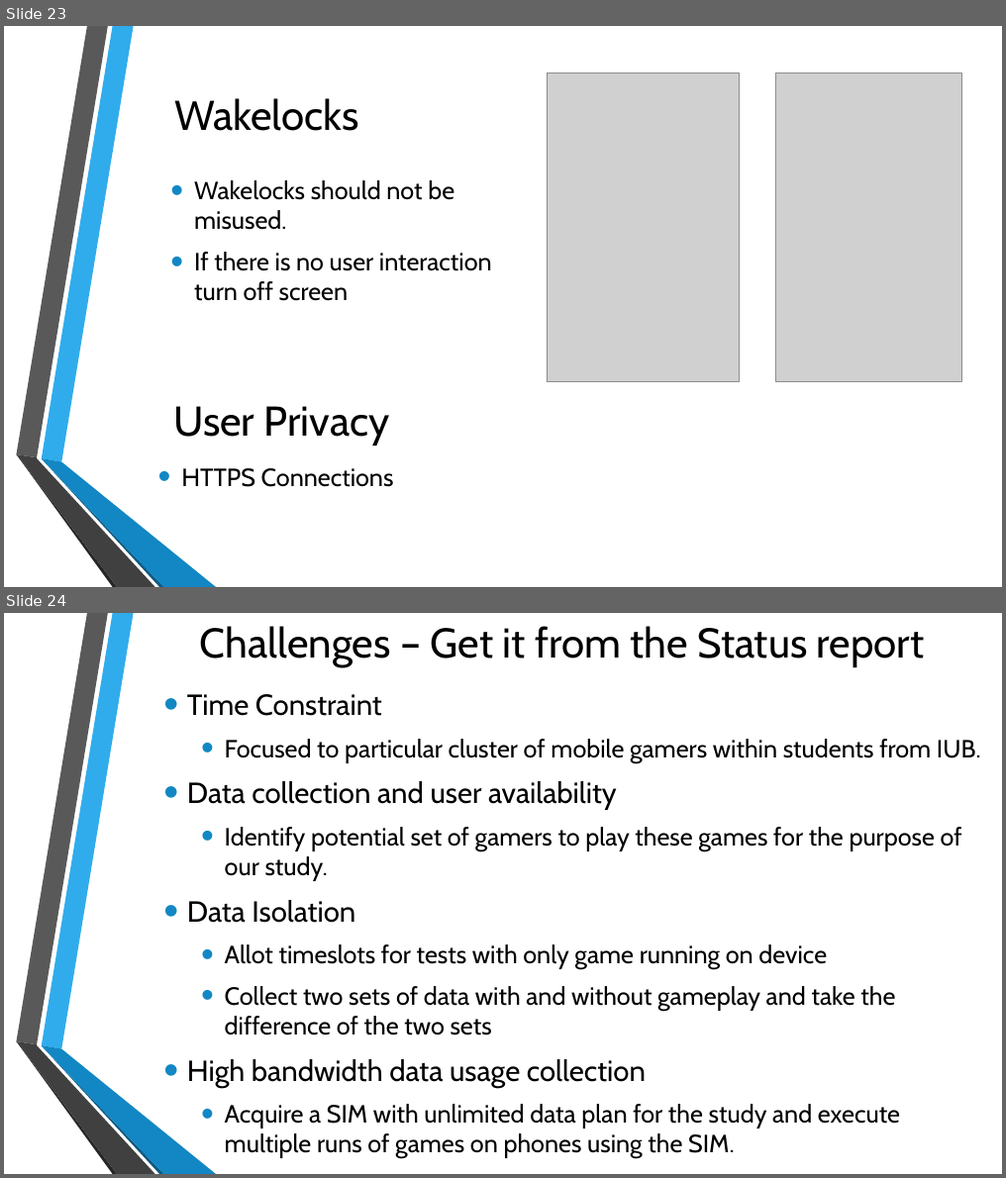
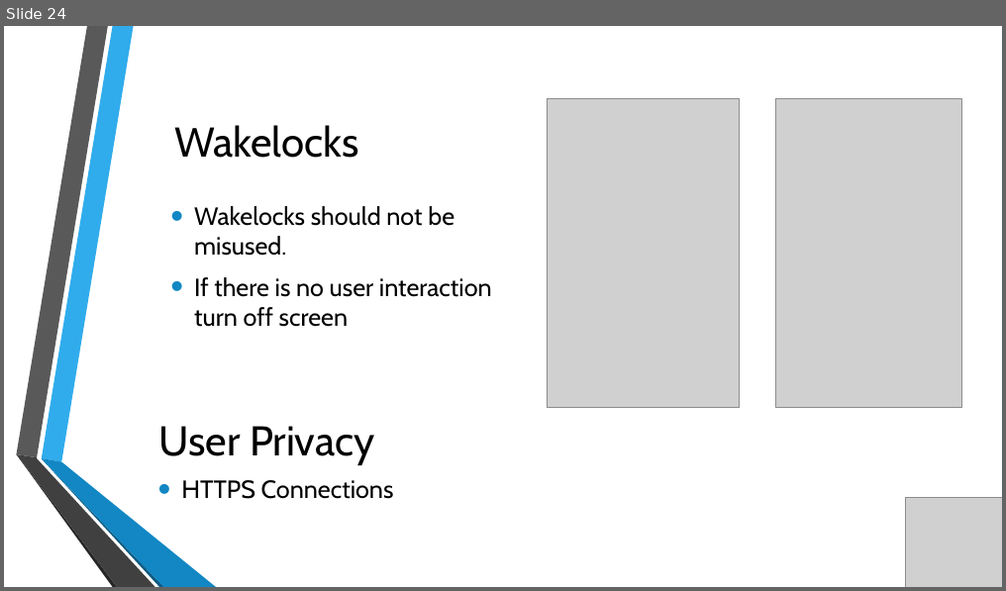
Before and after one commit to milindhg/Hunger_Games-Android_Games_Analysis, a slide deck: Final Report/Android Games Analysis Final Presentation1.pptx. Shown one above the other, each under a label of ours: slides 23 and 24 before the commit, slide 24 after it. The pictures are 1006x1178 and 1006x591 pixels, drawn with LibreOffice and Linux fonts; fonts in the diff are those of the drawing; grey boxes stand for pictures; background and template pictures are left out. Boxes give left, top, right and bottom in pixels: in the first picture for what was removed or moved away, otherwise in the second. Text is boxed around its words. In the diff, an @@ line names an element or a change of style, - is before the commit and + after.

```diff
--- a/Final Report/Android Games Analysis Final Presentation1.pptx
+++ b/Final Report/Android Games Analysis Final Presentation1.pptx
@@ slide 24 removed at <box>4,613,1002,1174</box>, background picture (left out); not listed: 6 template elements that a slide beside it also shows @@
@@ title removed at <box>200,626,924,667</box> @@
-Challenges – Get it from the Status report
@@ text removed at <box>187,694,981,1158</box> @@
-• Time Constraint
-  • Focused to particular cluster of mobile gamers within students from IUB.
-• Data collection and user availability
-  • Identify potential set of gamers to play these games for the purpose of our study.
-• Data Isolation
-  • Allot timeslots for tests with only game running on device
-  • Collect two sets of data with and without gameplay and take the difference of the two sets
-• High bandwidth data usage collection
-  • Acquire a SIM with unlimited data plan for the study and execute multiple runs of games on phones using the SIM.
@@ what was slide 23 is now slide 24 @@
@@ slide 24 changed as well @@
@@ title "Wakelocks": place and size @@
-title "Wakelocks" at <box>174,98,359,131</box>
+title "Wakelocks" at <box>174,125,359,158</box>
@@ 2 pictures, 1 text: place and size @@
-2 pictures, 1 text at <box>194,74,961,382</box>
+2 pictures, 1 text at <box>194,99,961,408</box>
@@ text "User Privacy": place and size @@
-text "User Privacy" at <box>173,406,390,446</box>
+text "User Privacy" at <box>158,426,375,466</box>
@@ text "HTTPS Connections": place and size @@
-text "HTTPS Connections" at <box>181,469,394,487</box>
+text "HTTPS Connections" at <box>181,480,394,499</box>
@@ picture added at <box>905,498,1002,587</box> @@
```
Also in this commit, not shown: 25 other slides changed, 4 slides added, 2 other slides removed, 1 other file.
